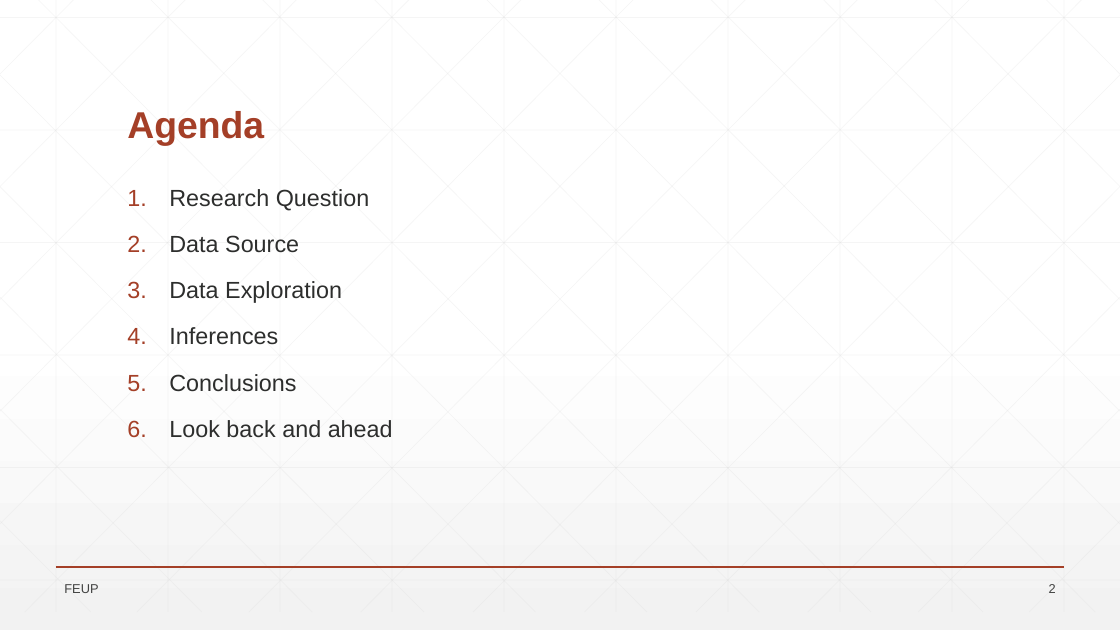
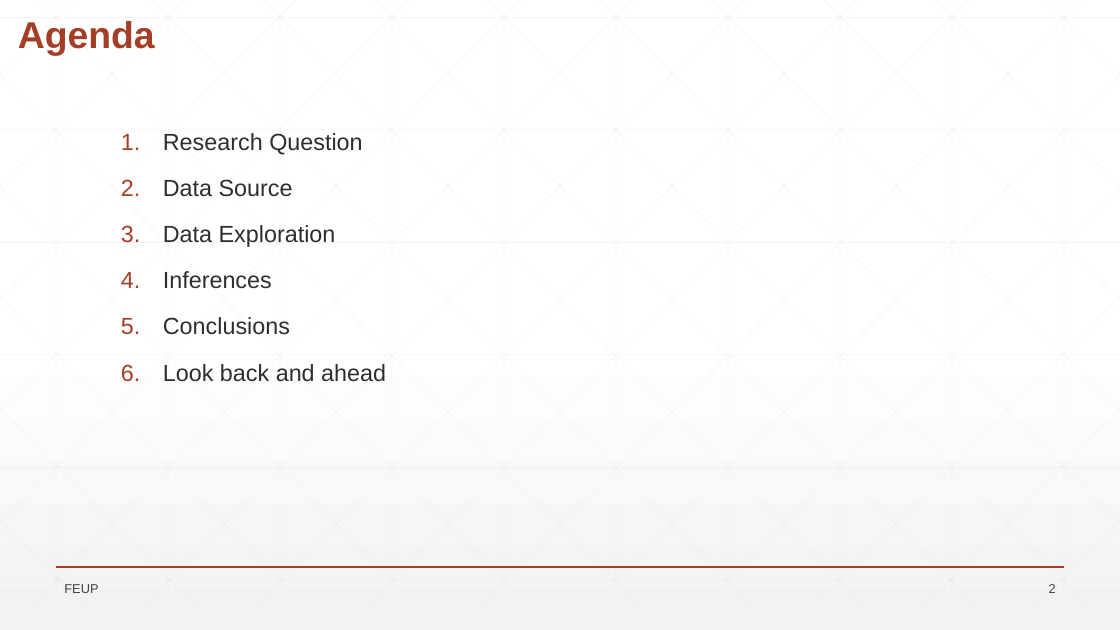
Before and after one commit to VascoBartolo/FCED_project, a slide deck: slide 2 of Trabalho_FSDE_stats_CT_VB/Wild_Fires_presentation.pptx. Drawn at 1120x630 pixels with LibreOffice and Linux fonts; fonts in the diff are those of the drawing; background and template pictures are left out. Boxes give left, top, right and bottom in pixels: in the first picture for what was removed or moved away, otherwise in the second. Text is boxed around its words. In the diff, an @@ line names an element or a change of style, - is before the commit and + after.

```diff
--- a/Trabalho_FSDE_stats_CT_VB/Wild_Fires_presentation.pptx
+++ b/Trabalho_FSDE_stats_CT_VB/Wild_Fires_presentation.pptx
@@ title "Agenda": place and size @@
-title "Agenda" at (127, 111, 264, 146)
+title "Agenda" at (18, 21, 155, 56)
@@ text "Research Question": place and size @@
-text "Research Question" at (169, 189, 393, 438)
+text "Research Question" at (163, 133, 386, 382)
```
Also in this commit, not shown: 4 other slides changed, 17 slides added, 11 slides removed, 15 other files.
